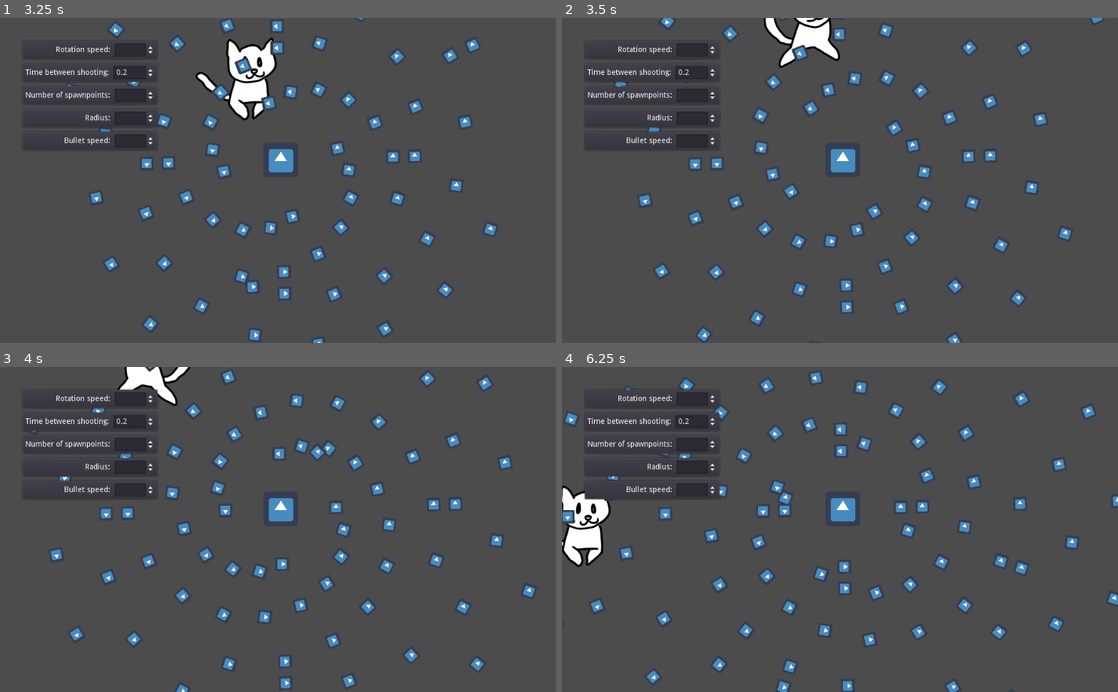
Above: before the commit, frames 1-4 (two rows, left to right).
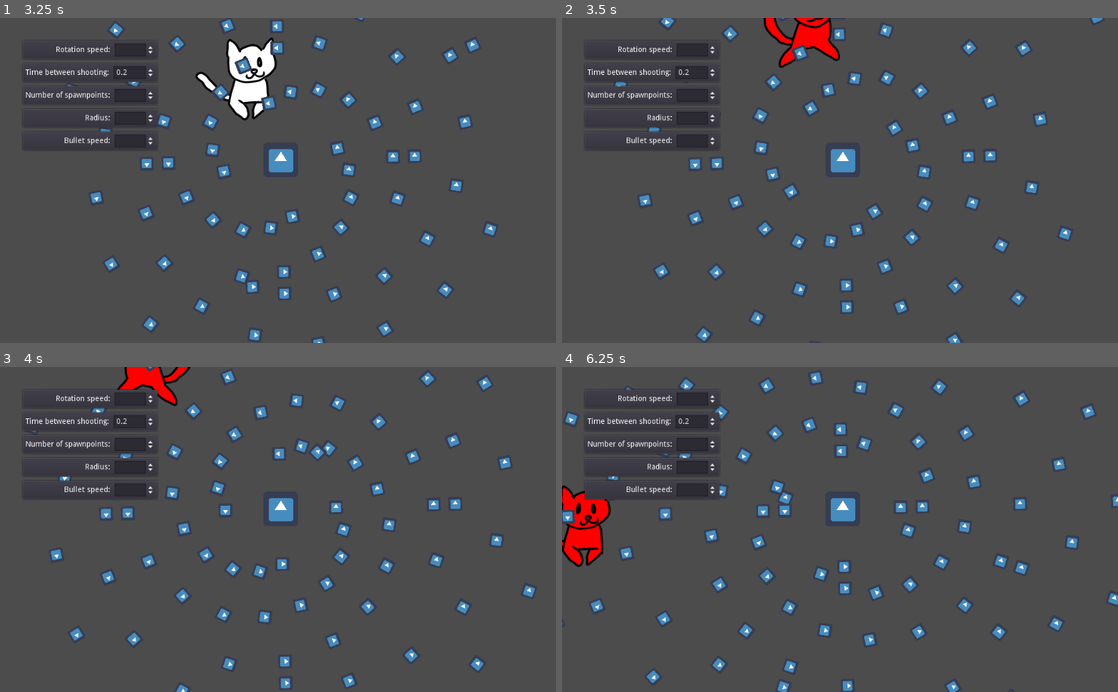
Above: after the commit, the same moments.

Repository: Magesu/mini-jam-100-overload
Game: Godot game, scene res://Main.tscn
Two runs of this game, one before a commit and one after it. Both use one fixed random seed, a clock stepped at 60 frames per second and the inputs below. The engine's default icon, where the game draws it, is replaced by a stand-in: a white triangle on a blue panel in a dark square.
Inputs (mouse positions are in pixels of both pictures, inside the frame that each line leads up to):
- Up to frame 1 (3.25 s): move the mouse to (400, 164) at 0.52 s; hold Right (ui_right) 0.53-1.28 s; click (400, 164) at 0.6 s; move the mouse to (166, 196) at 1.27 s; hold Down (ui_down) 1.28-2.03 s; click (166, 196) at 1.35 s; move the mouse to (333, 109) at 2.02 s; hold Right (ui_right) 2.03-2.78 s; click (333, 109) at 2.1 s; move the mouse to (250, 245) at 2.77 s; hold Up (ui_up) from 2.78 s (still down); click (250, 245) at 2.85 s
- Up to frame 2 (3.5 s): keep holding Up (ui_up)
- Up to frame 3 (4 s): move the mouse to (444, 578) at 3.52 s; release Up (ui_up) at 3.53 s; hold Left (ui_left) from 3.53 s (still down); click (444, 578) at 3.6 s
- Up to frame 4 (6.25 s): move the mouse to (673, 480) at 4.27 s; click (673, 480) at 4.35 s; move the mouse to (867, 529) at 5.02 s; release Left (ui_left) at 5.03 s; hold Down (ui_down) 5.03-5.78 s; click (867, 529) at 5.1 s; move the mouse to (756, 448) at 5.77 s; hold Right (ui_right) from 5.78 s (still down); click (756, 448) at 5.85 s

Frame 1 is identical in both runs. In frame 2, 0.8% of the frame differs, in the area x 36-50%, y 0-15%; in frame 3, 0.6%; in frame 4, 1.1%, in the area x 0-9%, y 36-61%.

Commit message:
Added bullet to enemy group and put stuff in collision layer 1

Diff:
--- a/Scenes/Bullet.tscn
+++ b/Scenes/Bullet.tscn
@@ -6,8 +6,7 @@
 [sub_resource type="RectangleShape2D" id=1]
 extents = Vector2( 13, 13 )
 
-[node name="Bullet" type="Area2D"]
-collision_layer = 0
+[node name="Bullet" type="Area2D" groups=["enemy"]]
 collision_mask = 0
 script = ExtResource( 2 )
 
--- a/Scenes/Enemy.tscn
+++ b/Scenes/Enemy.tscn
@@ -7,7 +7,6 @@
 extents = Vector2( 32, 32 )
 
 [node name="Enemy" type="KinematicBody2D"]
-collision_layer = 0
 script = ExtResource( 2 )
 
 [node name="Sprite" type="Sprite" parent="."]
--- a/Scenes/Player.tscn
+++ b/Scenes/Player.tscn
@@ -99,6 +99,8 @@
 "speed": 30.0
 } ]
 
+[sub_resource type="CircleShape2D" id=19]
+
 [node name="Player" type="KinematicBody2D"]
 script = ExtResource( 2 )
 
@@ -108,3 +110,10 @@
 [node name="AnimatedSprite" type="AnimatedSprite" parent="."]
 frames = SubResource( 18 )
 animation = "walking"
+
+[node name="Hitbox" type="Area2D" parent="."]
+
+[node name="CollisionShape2D" type="CollisionShape2D" parent="Hitbox"]
+shape = SubResource( 19 )
+
+[connection signal="area_entered" from="Hitbox" to="." method="_on_Hitbox_area_entered"]
--- a/Scenes/Scripts/Player.gd
+++ b/Scenes/Scripts/Player.gd
@@ -8,6 +8,8 @@
 # Variables
 var direction = Vector2.ZERO
 var velocity = Vector2.ZERO
+
+# Nodes
 onready var animator = $AnimatedSprite #equivalent to "get_node("AnimatedSprite")
 
 # Scenes
@@ -55,3 +57,11 @@
 
 	# I like to move it, move it. I like to move it, move it. Ya like to (Move it!)
 	move_and_slide(velocity)
+
+
+func _on_Hitbox_area_entered(area):
+	# OUCH!
+	if area.is_in_group("enemy"):
+		animator.modulate = Color(1,0,0)
+		yield(get_tree().create_timer(0.2),"timeout")
+		animator.modulate = Color(1,1,1)
Not shown: 1 places in Scenes/Player.tscn that only renumber resources
